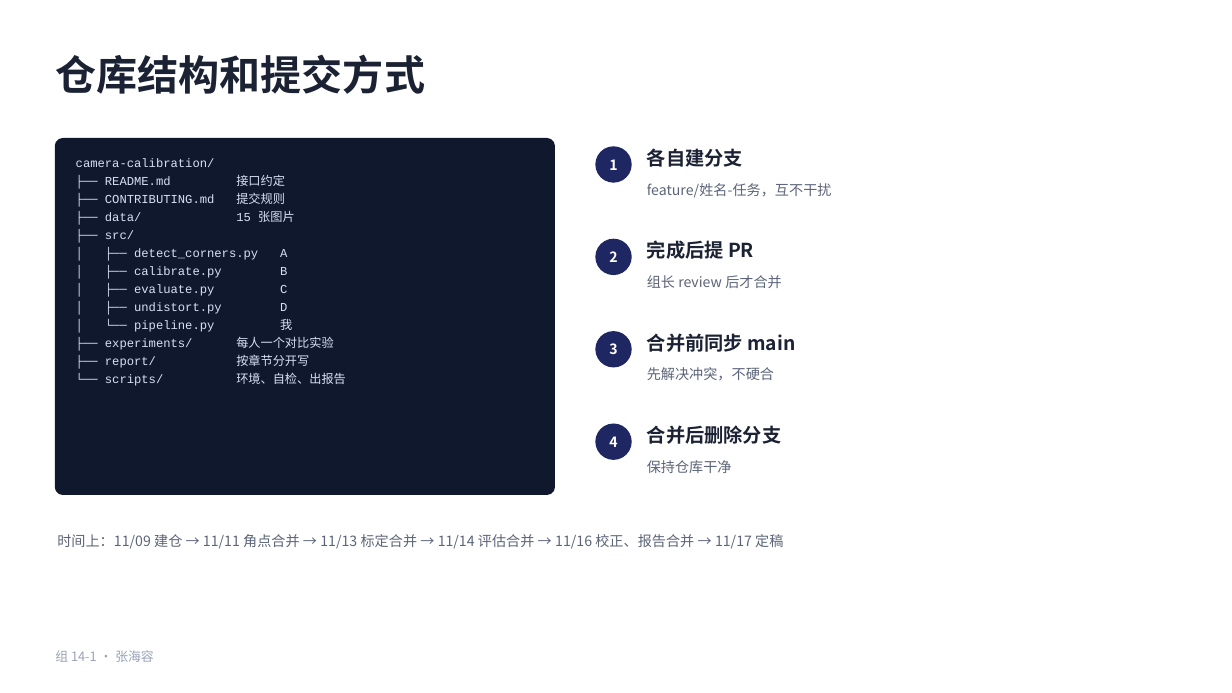
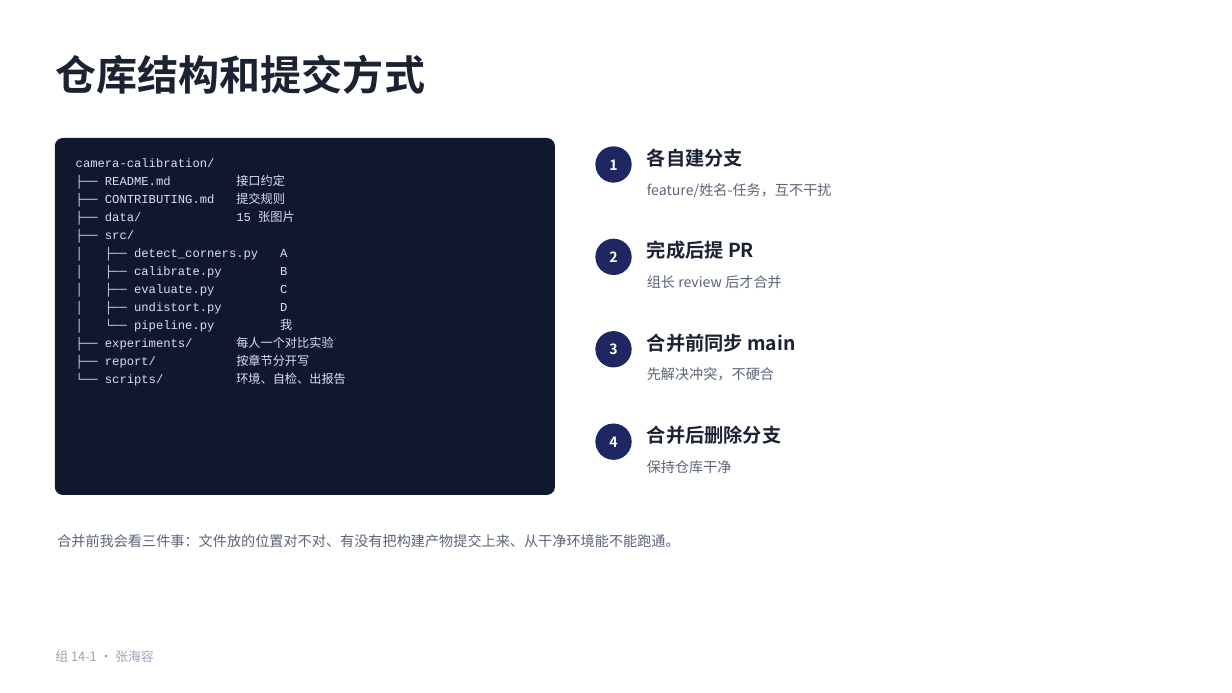
Before and after one commit to HRzhangStat/camera-calibration, a slide deck: slide 5 of 组14-1-组长贡献.pptx. Drawn at 1232x693 pixels with LibreOffice and Linux fonts; fonts in the diff are those of the drawing. Boxes give left, top, right and bottom in pixels: in the first picture for what was removed or moved away, otherwise in the second. Text is boxed around its words. In the diff, an @@ line names an element or a change of style, - is before the commit and + after.

```diff
--- a/组14-1-组长贡献.pptx
+++ b/组14-1-组长贡献.pptx
@@ text at (57,534,679,547): text changed @@
-时间上：11/09 建仓 → 11/11 角点合并 → 11/13 标定合并 → 11/14 评估合并 → 11/16 校正、报告合并 → 11/17 定稿
+合并前我会看三件事：文件放的位置对不对、有没有把构建产物提交上来、从干净环境能不能跑通。
```
Also in this commit, not shown: 1 other slide changed.
